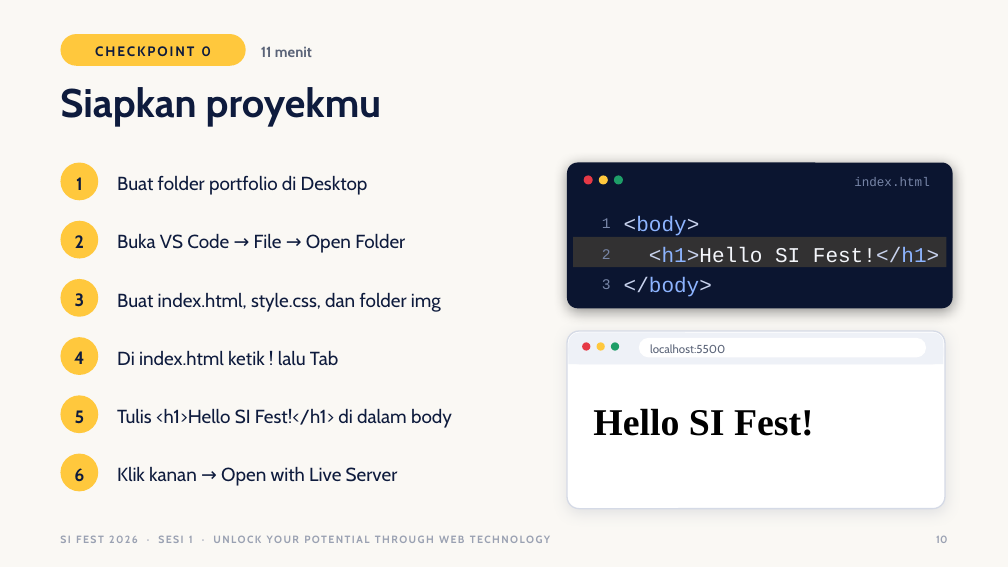
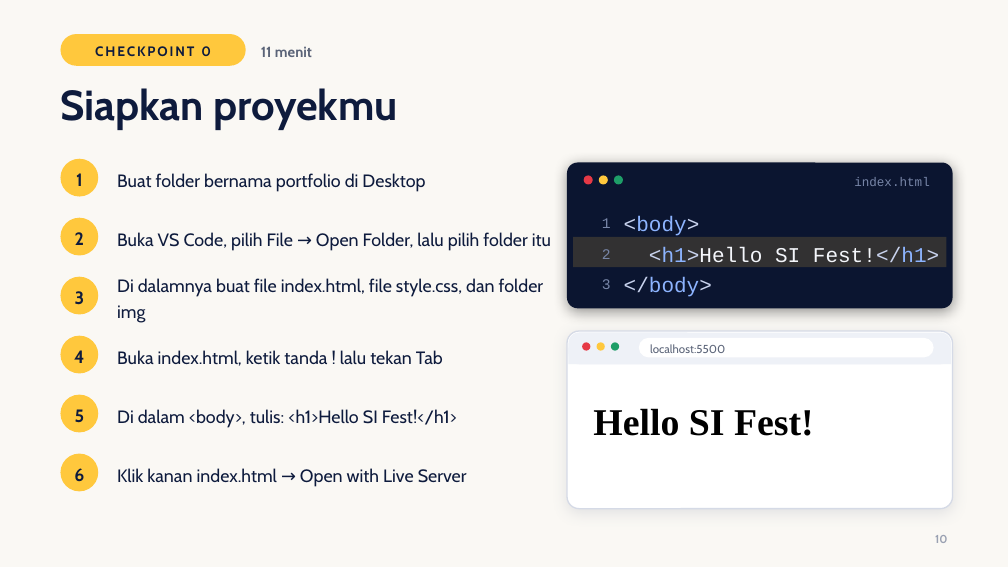
Before and after one commit to RifkiFrds/Seminar, a slide deck: slide 10 of seminar-sifest/SI-Fest-2026-Sesi1.pptx. Drawn at 1008x567 pixels with LibreOffice and Linux fonts; fonts in the diff are those of the drawing. Boxes give left, top, right and bottom in pixels: in the first picture for what was removed or moved away, otherwise in the second. Text is boxed around its words. In the diff, an @@ line names an element or a change of style, - is before the commit and + after.

```diff
--- a/seminar-sifest/SI-Fest-2026-Sesi1.pptx
+++ b/seminar-sifest/SI-Fest-2026-Sesi1.pptx
@@ text "Siapkan proyekmu" at [60, 88, 397, 130]: size 38 to 40 pt @@
@@ text "1": place and size @@
-text "1" at [76, 177, 83, 190]
+text "1" at [76, 173, 83, 186]
@@ ellipse: place and size @@
-ellipse at [60, 163, 98, 200]
+ellipse at [60, 159, 98, 197]
@@ text at [117, 173, 425, 192]: text changed; size 18 to 17 pt @@
-Buat folder portfolio di Desktop
+Buat folder bernama portfolio di Desktop
@@ text at [117, 232, 551, 251]: text changed; size 18 to 17 pt @@
-Buka VS Code → File → Open Folder
+Buka VS Code, pilih File → Open Folder, lalu pilih folder itu
@@ text at [117, 278, 544, 323]: text changed; size 18 to 17 pt @@
-Buat index.html, style.css, dan folder img
+Di dalamnya buat file index.html, file style.css, dan folder img
@@ text at [117, 350, 443, 366]: text changed; size 18 to 17 pt @@
-Di index.html ketik ! lalu Tab
+Buka index.html, ketik tanda ! lalu tekan Tab
@@ rounded rectangle: place and size @@
-rounded rectangle at [567, 331, 945, 509]
+rounded rectangle at [567, 331, 953, 509]
@@ rounded rectangle: place and size @@
-rounded rectangle at [569, 333, 944, 364]
+rounded rectangle at [569, 333, 951, 364]
@@ rectangle: place and size @@
-rectangle at [569, 348, 944, 364]
+rectangle at [569, 348, 951, 364]
@@ rounded rectangle: place and size @@
-rounded rectangle at [639, 338, 926, 358]
+rounded rectangle at [639, 338, 934, 358]
@@ text at [117, 409, 457, 428]: text changed; size 18 to 17 pt @@
-Tulis <h1>Hello SI Fest!</h1> di dalam body
+Di dalam <body>, tulis: <h1>Hello SI Fest!</h1>
@@ text at [117, 468, 467, 487]: text changed; size 18 to 17 pt @@
-Klik kanan → Open with Live Server
+Klik kanan index.html → Open with Live Server
@@ text removed at [60, 535, 550, 543] @@
-SI FEST 2026 · SESI 1 · UNLOCK YOUR POTENTIAL THROUGH WEB TECHNOLOGY
@@ text "10" at [935, 535, 947, 543]: size 10 to 11 pt @@
```
Also in this commit, not shown: 32 other slides changed, 1 slide added, 52 other files.
